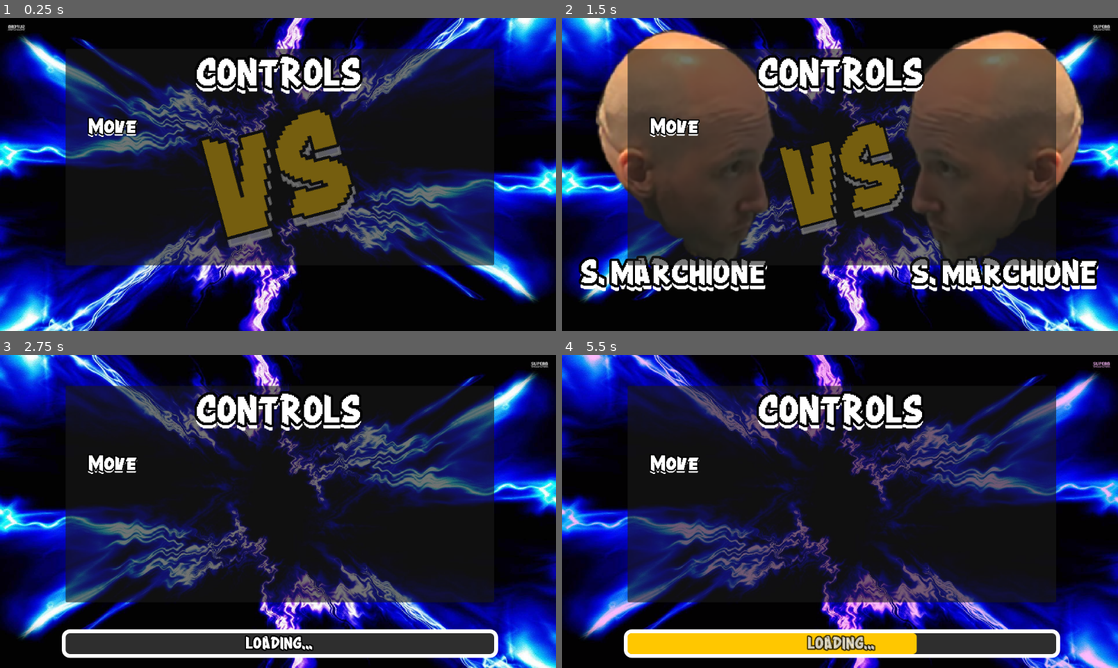
Above: before the commit, frames 1-4 (two rows, left to right).
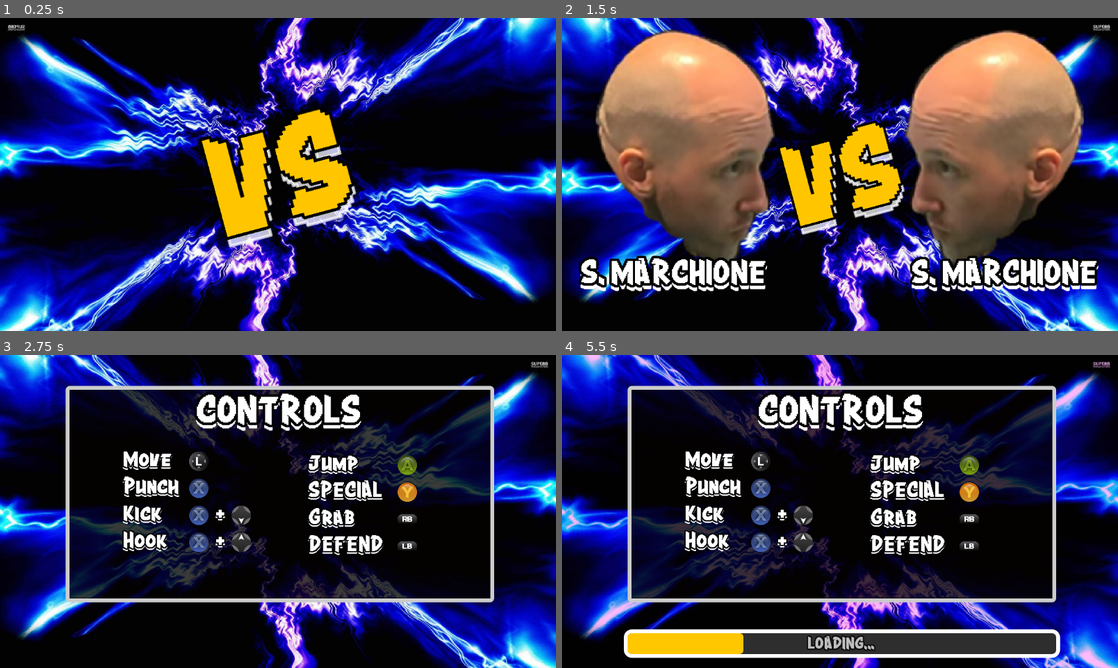
Above: after the commit, the same moments.

Repository: stranker/actionweek2023
Game: Godot game, scene res://Scenes/loading_scene.tscn
Two runs of this game, one before a commit and one after it. Both use one fixed random seed, a clock stepped at 60 frames per second and the inputs below. This scene is started directly instead of the project's main scene. The engine's default icon, where the game draws it, is replaced by a stand-in: a white triangle on a blue panel in a dark square.
Inputs:
- Up to frame 1 (0.25 s): no input
- Up to frame 2 (1.5 s): tap Enter at 0.5 s; tap E (attack1) at 0.6 s; tap Space at 1.25 s; tap N (attack2) at 1.35 s
- Up to frame 3 (2.75 s): tap E (attack1) at 2.1 s
- Up to frame 4 (5.5 s): tap Enter at 2.75 s; tap N (attack2) at 2.85, 4.35 s; tap E (attack1) at 3.6, 5.1 s

The runs differ from the first frame. In frame 1, 30% of the frame differs, in the area x 11-89%, y 9-80%; in frame 2, 41%; in frame 3, 36%; in frame 4, 31%.
Error in both runs: Invalid access to property or key '1' on a base object of type 'Dictionary'. (res://Scenes/loading_scene.gd:15)

Commit message:
Add skin to players

Diff:
--- a/Action Week/Objects/Players/DaniData.tres
+++ b/Action Week/Objects/Players/DaniData.tres
@@ -2,8 +2,8 @@
 
 [ext_resource type="Script" path="res://Objects/Players/PlayerData.gd" id="1_c78w6"]
 [ext_resource type="Texture2D" uid="uid://edrmsda8qusl" path="res://Objects/Players/dani face.png" id="1_hqpnx"]
+[ext_resource type="Texture2D" uid="uid://dxxxpjvnfjahk" path="res://Objects/Skins/River.png" id="2_6gu3p"]
 [ext_resource type="PackedScene" uid="uid://dsk8ym0h5fu7f" path="res://Objects/Specials/raybeam.tscn" id="2_doppb"]
-[ext_resource type="Texture2D" uid="uid://b7vkjialh8ic1" path="res://Objects/Player.png" id="2_e4yra"]
 
 [resource]
 script = ExtResource("1_c78w6")
@@ -11,5 +11,5 @@
 player_in_game_texture = ExtResource("1_hqpnx")
 player_portrait_texture = ExtResource("1_hqpnx")
 player_special = ExtResource("2_doppb")
-player_skin = ExtResource("2_e4yra")
+player_skin = ExtResource("2_6gu3p")
 player_winner_speech = "Más facilito que Godot"
--- a/Action Week/Objects/Players/EmiData.tres
+++ b/Action Week/Objects/Players/EmiData.tres
@@ -1,6 +1,7 @@
-[gd_resource type="Resource" script_class="PlayerData" load_steps=4 format=3 uid="uid://dqkqrj1u36ngy"]
+[gd_resource type="Resource" script_class="PlayerData" load_steps=5 format=3 uid="uid://dqkqrj1u36ngy"]
 
 [ext_resource type="Texture2D" uid="uid://dlt4kdukxtngs" path="res://Objects/Players/Emi face.png" id="1_wfjdd"]
+[ext_resource type="Texture2D" uid="uid://b0p4mls3me2br" path="res://Objects/Skins/Boke.png" id="2_1vovl"]
 [ext_resource type="Script" path="res://Objects/Players/PlayerData.gd" id="2_vky3o"]
 [ext_resource type="PackedScene" uid="uid://dsk8ym0h5fu7f" path="res://Objects/Specials/raybeam.tscn" id="2_wn6de"]
 
@@ -10,4 +11,5 @@
 player_in_game_texture = ExtResource("1_wfjdd")
 player_portrait_texture = ExtResource("1_wfjdd")
 player_special = ExtResource("2_wn6de")
-player_winner_speech = "Dale boquitaaaaaa"
+player_skin = ExtResource("2_1vovl")
+player_winner_speech = "Dale boooookeee"
--- a/Action Week/Objects/Players/FedeData.tres
+++ b/Action Week/Objects/Players/FedeData.tres
@@ -1,7 +1,8 @@
-[gd_resource type="Resource" script_class="PlayerData" load_steps=4 format=3 uid="uid://uyy8ih6wh8bg"]
+[gd_resource type="Resource" script_class="PlayerData" load_steps=5 format=3 uid="uid://uyy8ih6wh8bg"]
 
 [ext_resource type="Texture2D" uid="uid://bq6hct75ww5li" path="res://Objects/Players/fede face.png" id="1_fd1td"]
 [ext_resource type="PackedScene" uid="uid://dsk8ym0h5fu7f" path="res://Objects/Specials/raybeam.tscn" id="2_av00r"]
+[ext_resource type="Texture2D" uid="uid://b7vkjialh8ic1" path="res://Objects/Skins/Default.png" id="2_qvlmr"]
 [ext_resource type="Script" path="res://Objects/Players/PlayerData.gd" id="2_tbobk"]
 
 [resource]
@@ -10,4 +11,5 @@
 player_in_game_texture = ExtResource("1_fd1td")
 player_portrait_texture = ExtResource("1_fd1td")
 player_special = ExtResource("2_av00r")
+player_skin = ExtResource("2_qvlmr")
 player_winner_speech = "Tuki"
--- a/Action Week/Objects/Players/GabiData.tres
+++ b/Action Week/Objects/Players/GabiData.tres
@@ -1,7 +1,7 @@
 [gd_resource type="Resource" script_class="PlayerData" load_steps=5 format=3 uid="uid://cnvkt8naoqgrx"]
 
 [ext_resource type="Texture2D" uid="uid://bwr5yh02xrv1c" path="res://Objects/Players/In Game - Gabi - Gabriel Castro.png" id="1_vpwxm"]
-[ext_resource type="Texture2D" uid="uid://b7vkjialh8ic1" path="res://Objects/Player.png" id="2_dqmgp"]
+[ext_resource type="Texture2D" uid="uid://b0p4mls3me2br" path="res://Objects/Skins/Boke.png" id="2_ca1dk"]
 [ext_resource type="PackedScene" uid="uid://dsk8ym0h5fu7f" path="res://Objects/Specials/raybeam.tscn" id="3_oy0qg"]
 [ext_resource type="Script" path="res://Objects/Players/PlayerData.gd" id="4_xmc1e"]
 
@@ -11,5 +11,5 @@
 player_in_game_texture = ExtResource("1_vpwxm")
 player_portrait_texture = ExtResource("1_vpwxm")
 player_special = ExtResource("3_oy0qg")
-player_skin = ExtResource("2_dqmgp")
+player_skin = ExtResource("2_ca1dk")
 player_winner_speech = "Más facilito que Godot"
--- a/Action Week/Objects/Players/SantiData.tres
+++ b/Action Week/Objects/Players/SantiData.tres
@@ -1,6 +1,7 @@
-[gd_resource type="Resource" script_class="PlayerData" load_steps=4 format=3 uid="uid://jag78ohh312i"]
+[gd_resource type="Resource" script_class="PlayerData" load_steps=5 format=3 uid="uid://jag78ohh312i"]
 
 [ext_resource type="Texture2D" uid="uid://de2of75ie2ekk" path="res://Objects/Players/santi face.png" id="1_41nxh"]
+[ext_resource type="Texture2D" uid="uid://b7vkjialh8ic1" path="res://Objects/Skins/Default.png" id="2_3cahm"]
 [ext_resource type="Script" path="res://Objects/Players/PlayerData.gd" id="2_gk4l2"]
 [ext_resource type="PackedScene" uid="uid://dsk8ym0h5fu7f" path="res://Objects/Specials/raybeam.tscn" id="2_grwea"]
 
@@ -10,4 +11,5 @@
 player_in_game_texture = ExtResource("1_41nxh")
 player_portrait_texture = ExtResource("1_41nxh")
 player_special = ExtResource("2_grwea")
+player_skin = ExtResource("2_3cahm")
 player_winner_speech = "Como la mia"
--- a/Action Week/Objects/dummy.gd
+++ b/Action Week/Objects/dummy.gd
@@ -27,6 +27,7 @@
 signal big_impact()
 signal hit_floor()
 signal initialized(player)
+signal player_data_update(data)
 
 enum State {
 	IDLE,
@@ -109,7 +110,7 @@
 func _get_player_data():
 	if not GameManager.current_players_data.is_empty():
 		player_data = GameManager.current_players_data[str(id)]
-	$Visible/Skin/Body/Head.texture = player_data.player_in_game_texture
+		player_data_update.emit(player_data)
 	pass
 
 func on_start_round():
--- a/Action Week/Objects/dummy.tscn
+++ b/Action Week/Objects/dummy.tscn
@@ -1,7 +1,7 @@
-[gd_scene load_steps=38 format=3 uid="uid://b1c8msk3p2gkp"]
+[gd_scene load_steps=39 format=3 uid="uid://b1c8msk3p2gkp"]
 
 [ext_resource type="Script" path="res://Objects/dummy.gd" id="1_3prxl"]
-[ext_resource type="Texture2D" uid="uid://b7vkjialh8ic1" path="res://Objects/Player.png" id="2_0j6c5"]
+[ext_resource type="Texture2D" uid="uid://b7vkjialh8ic1" path="res://Objects/Skins/Default.png" id="2_feh0x"]
 [ext_resource type="Texture2D" uid="uid://bwr5yh02xrv1c" path="res://Objects/Players/In Game - Gabi - Gabriel Castro.png" id="3_ggkkc"]
 [ext_resource type="AudioStream" uid="uid://dpq8mimucscnt" path="res://Audio/SFx/jump.wav" id="4_61bu2"]
 [ext_resource type="Texture2D" uid="uid://bucme7b1vh8pn" path="res://Objects/Specials/CircleParticle.png" id="5_y0rpl"]
@@ -12,6 +12,31 @@
 [ext_resource type="AudioStream" uid="uid://da6kn0wa5uhki" path="res://Audio/SFx/dead.wav" id="10_leo1g"]
 [ext_resource type="AudioStream" uid="uid://hdd5l6syuvtc" path="res://Audio/SFx/take_it.wav" id="11_gny64"]
 [ext_resource type="AudioStream" uid="uid://durd2v1qi6v0b" path="res://Audio/SFx/special_start.wav" id="12_3j83g"]
+
+[sub_resource type="GDScript" id="GDScript_gpp1l"]
+resource_name = "player_skin"
+script/source = "extends Node2D
+
+@export var body : Sprite2D
+@export var head : Sprite2D
+@export var left_hand : Sprite2D
+@export var right_hand : Sprite2D
+@export var left_foot : Sprite2D
+@export var right_foot : Sprite2D
+
+func _ready():
+	pass
+
+
+func _on_dummy_player_data_update(data : PlayerData):
+	body.texture = data.player_skin
+	left_hand.texture = data.player_skin
+	right_hand.texture = data.player_skin
+	left_foot.texture = data.player_skin
+	right_foot.texture = data.player_skin
+	head.texture = data.player_in_game_texture
+	pass # Replace with function body.
+"
 
 [sub_resource type="RectangleShape2D" id="RectangleShape2D_iux6w"]
 size = Vector2(32, 32)
@@ -2241,13 +2266,20 @@
 
 [node name="Visible" type="Node2D" parent="."]
 
-[node name="Skin" type="Node2D" parent="Visible"]
+[node name="Skin" type="Node2D" parent="Visible" node_paths=PackedStringArray("body", "head", "left_hand", "right_hand", "left_foot", "right_foot")]
 scale = Vector2(2.4, 2.4)
+script = SubResource("GDScript_gpp1l")
+body = NodePath("Body")
+head = NodePath("Body/Head")
+left_hand = NodePath("Body/LeftHand")
+right_hand = NodePath("Body/RightHand")
+left_foot = NodePath("Body/LeftFoot")
+right_foot = NodePath("Body/RightFoot")
 
 [node name="Body" type="Sprite2D" parent="Visible/Skin"]
 z_index = 3
 texture_filter = 1
-texture = ExtResource("2_0j6c5")
+texture = ExtResource("2_feh0x")
 region_enabled = true
 region_rect = Rect2(67.3519, 42.8136, 58.651, 37.8239)
 
@@ -2264,7 +2296,7 @@
 z_index = 3
 texture_filter = 1
 position = Vector2(-30, 2.66667)
-texture = ExtResource("2_0j6c5")
+texture = ExtResource("2_feh0x")
 offset = Vector2(1.92617, 2.4578)
 region_enabled = true
 region_rect = Rect2(70.7277, 95.2967, 21.8911, 21.3506)
@@ -2283,7 +2315,7 @@
 z_index = 2
 texture_filter = 1
 position = Vector2(24, 0.666667)
-texture = ExtResource("2_0j6c5")
+texture = ExtResource("2_feh0x")
 offset = Vector2(1.1828, 2.81273)
 region_enabled = true
 region_rect = Rect2(70.7277, 95.2967, 21.8911, 21.3506)
@@ -2302,7 +2334,7 @@
 z_index = 2
 texture_filter = 1
 position = Vector2(-14.6667, 28)
-texture = ExtResource("2_0j6c5")
+texture = ExtResource("2_feh0x")
 offset = Vector2(9.31558, 6.50177)
 region_enabled = true
 region_rect = Rect2(7.24438, 75.1528, 33.3772, 21.756)
@@ -2311,7 +2343,7 @@
 z_index = -1
 texture_filter = 1
 position = Vector2(12.6667, 28)
-texture = ExtResource("2_0j6c5")
+texture = ExtResource("2_feh0x")
 offset = Vector2(9.27186, 7.06351)
 region_enabled = true
 region_rect = Rect2(7.24438, 75.1528, 33.3772, 21.756)
@@ -2433,6 +2465,7 @@
 stream = ExtResource("12_3j83g")
 volume_db = 8.0
 
+[connection signal="player_data_update" from="." to="Visible/Skin" method="_on_dummy_player_data_update"]
 [connection signal="body_entered" from="Visible/Skin/Body/LeftHand/LeftAttackArea" to="." method="_on_left_attack_area_body_entered"]
 [connection signal="body_entered" from="Visible/Skin/Body/RightHand/RightAttackArea" to="." method="_on_right_attack_area_body_entered"]
 [connection signal="body_entered" from="Visible/Skin/Body/RightFoot/FootAttackArea" to="." method="_on_foot_attack_area_body_entered"]
--- a/Action Week/Scenes/loading_scene.gd
+++ b/Action Week/Scenes/loading_scene.gd
@@ -22,7 +22,7 @@
 
 func _process(delta):
 	if finish_loading: return
-	$LoadingBar.value = lerp($LoadingBar.value, $LoadingBar.value + randf_range(0,50), delta)
+	$LoadingBar.value = lerp($LoadingBar.value, $LoadingBar.value + randf_range(0,20), delta)
 	if $LoadingBar.value >= $LoadingBar.max_value:
 		finish_loading = true
 		start_game.emit()
--- a/Action Week/Scenes/loading_scene.tscn
+++ b/Action Week/Scenes/loading_scene.tscn
@@ -1,10 +1,18 @@
-[gd_scene load_steps=17 format=3 uid="uid://uilxl85m85by"]
+[gd_scene load_steps=26 format=3 uid="uid://uilxl85m85by"]
 
 [ext_resource type="Texture2D" uid="uid://bjy7jhukp7enl" path="res://UI/electric_background_effect.jpg" id="1_c8g8b"]
 [ext_resource type="Script" path="res://Scenes/loading_scene.gd" id="1_cnf1a"]
 [ext_resource type="Texture2D" uid="uid://de2of75ie2ekk" path="res://Objects/Players/santi face.png" id="1_fx44y"]
 [ext_resource type="FontFile" uid="uid://25uy57qn7mrb" path="res://Fonts/crang/Crang.ttf" id="2_78wtx"]
 [ext_resource type="AudioStream" uid="uid://cuhgcxv55bqfn" path="res://Audio/Music/loading_theme.mp3" id="5_4is1s"]
+[ext_resource type="Texture2D" uid="uid://dqsi3m3uuxwvn" path="res://UI/Callouts/180px-Xbox_Left_stick_button.svg.png" id="6_sojf6"]
+[ext_resource type="Texture2D" uid="uid://d1p3yki5336bo" path="res://UI/Callouts/Xbox_button_X.svg.png" id="7_0evr2"]
+[ext_resource type="Texture2D" uid="uid://c2it0sksphkyd" path="res://UI/Callouts/180px-Xbox_D-Pad_Down.svg.png" id="8_pvy1r"]
+[ext_resource type="Texture2D" uid="uid://x1blnajmrp80" path="res://UI/Callouts/180px-Xbox_D-Pad_Up.svg.png" id="9_t73hc"]
+[ext_resource type="Texture2D" uid="uid://bkhqyo7tuoq4x" path="res://UI/Callouts/Xbox_button_A.svg.png" id="10_ay271"]
+[ext_resource type="Texture2D" uid="uid://jrcjiqinjrqw" path="res://UI/Callouts/Xbox_button_Y.svg.png" id="11_bmjsd"]
+[ext_resource type="Texture2D" uid="uid://c2k6seiox4hhs" path="res://UI/Callouts/Xbox_Right_Bumper.svg.png" id="12_cweqs"]
+[ext_resource type="Texture2D" uid="uid://capv3bt2yn1vy" path="res://UI/Callouts/16px-Xbox_Left_Bumper.svg.png" id="13_c5s67"]
 
 [sub_resource type="LabelSettings" id="LabelSettings_22kol"]
 font = ExtResource("2_78wtx")
@@ -212,6 +220,18 @@
 "update": 0,
 "values": [Color(1, 1, 1, 1)]
 }
+tracks/13/type = "value"
+tracks/13/imported = false
+tracks/13/enabled = true
+tracks/13/path = NodePath("Controls:modulate")
+tracks/13/interp = 1
+tracks/13/loop_wrap = true
+tracks/13/keys = {
+"times": PackedFloat32Array(0),
+"transitions": PackedFloat32Array(1),
+"update": 0,
+"values": [Color(1, 1, 1, 0)]
+}
 
 [sub_resource type="Animation" id="Animation_7veej"]
 resource_name = "loading"
@@ -337,7 +357,7 @@
 tracks/6/interp = 1
 tracks/6/loop_wrap = true
 tracks/6/keys = {
-"times": PackedFloat32Array(0, 2.3, 2.4),
+"times": PackedFloat32Array(0, 2.75, 2.85),
 "transitions": PackedFloat32Array(1, 0.5, 1),
 "update": 0,
 "values": [Color(1, 1, 1, 0), Color(1, 1, 1, 0), Color(1, 1, 1, 1)]
@@ -349,10 +369,10 @@
 tracks/7/interp = 1
 tracks/7/loop_wrap = true
 tracks/7/keys = {
-"times": PackedFloat32Array(0, 0.1, 0.2, 0.3, 0.4, 0.5, 0.6, 0.7, 0.8, 0.9, 1, 1.1, 1.2, 1.3, 1.4, 1.5, 1.6, 1.7, 1.8, 1.9, 2, 2.1, 2.2, 2.3, 2.4, 2.5, 2.6, 2.7, 2.8, 2.9),
-"transitions": PackedFloat32Array(1, 1, 1, 1, 1, 1, 1, 1, 1, 1, 1, 1, 1, 1, 1, 1, 1, 1, 1, 1, 1, 1, 1, 1, 1, 1, 1, 1, 1, 1),
+"times": PackedFloat32Array(0, 0.1, 0.2, 0.3, 0.4, 0.5, 0.6, 0.7, 0.8, 0.9, 1, 1.1, 1.2, 1.3, 1.4, 1.5, 1.6, 1.7, 1.8, 1.9, 2, 2.1, 2.2, 2.3, 2.4, 2.5, 2.6, 2.7, 2.8, 2.9, 3),
+"transitions": PackedFloat32Array(1, 1, 1, 1, 1, 1, 1, 1, 1, 1, 1, 1, 1, 1, 1, 1, 1, 1, 1, 1, 1, 1, 1, 1, 1, 1, 1, 1, 1, 1, 1),
 "update": 1,
-"values": [true, false, true, false, true, false, true, false, true, false, true, false, true, false, true, false, true, false, true, false, true, false, true, false, true, false, true, false, true, false]
+"values": [true, false, true, false, true, false, true, false, true, false, true, false, true, false, true, false, true, false, true, false, true, false, true, false, true, false, true, false, true, false, true]
 }
 tracks/8/type = "value"
 tracks/8/imported = false
@@ -390,6 +410,18 @@
 "update": 0,
 "values": [Color(1, 1, 1, 1), Color(1, 1, 1, 1), Color(1, 1, 1, 0)]
 }
+tracks/11/type = "value"
+tracks/11/imported = false
+tracks/11/enabled = true
+tracks/11/path = NodePath("Controls:modulate")
+tracks/11/interp = 1
+tracks/11/loop_wrap = true
+tracks/11/keys = {
+"times": PackedFloat32Array(0, 2.3, 2.4),
+"transitions": PackedFloat32Array(1, 1, 1),
+"update": 0,
+"values": [Color(1, 1, 1, 0), Color(1, 1, 1, 0), Color(1, 1, 1, 1)]
+}
 
 [sub_resource type="AnimationLibrary" id="AnimationLibrary_7igbw"]
 _data = {
@@ -397,6 +429,17 @@
 "loading": SubResource("Animation_7veej"),
 "start": SubResource("Animation_3eids")
 }
+
+[sub_resource type="StyleBoxFlat" id="StyleBoxFlat_0l2e7"]
+bg_color = Color(0.0156863, 0.00784314, 0, 0.768627)
+border_width_left = 8
+border_width_top = 8
+border_width_right = 8
+border_width_bottom = 8
+corner_radius_top_left = 8
+corner_radius_top_right = 8
+corner_radius_bottom_right = 8
+corner_radius_bottom_left = 8
 
 [sub_resource type="LabelSettings" id="LabelSettings_diksw"]
 font = ExtResource("2_78wtx")
@@ -446,9 +489,9 @@
 anchors_preset = 4
 anchor_top = 0.5
 anchor_bottom = 0.5
-offset_top = -300.0
+offset_top = 24.0
 offset_right = 512.0
-offset_bottom = 188.0
+offset_bottom = 512.0
 grow_vertical = 2
 texture = ExtResource("1_fx44y")
 stretch_mode = 5
@@ -474,10 +517,10 @@
 anchor_top = 0.5
 anchor_right = 1.0
 anchor_bottom = 0.5
-offset_left = -512.0
-offset_top = -300.0
-offset_right = -0.000732422
-offset_bottom = 188.0
+offset_left = 640.0
+offset_top = 24.0
+offset_right = 1152.0
+offset_bottom = 512.0
 grow_horizontal = 0
 grow_vertical = 2
 texture = ExtResource("1_fx44y")
@@ -506,10 +549,10 @@
 anchor_top = 0.5
 anchor_right = 0.5
 anchor_bottom = 0.5
-offset_left = -102.944
-offset_top = -69.447
-offset_right = 134.057
-offset_bottom = 93.5531
+offset_left = 473.056
+offset_top = 254.553
+offset_right = 710.057
+offset_bottom = 417.553
 grow_horizontal = 2
 grow_vertical = 2
 rotation = -0.261799
@@ -519,7 +562,6 @@
 metadata/_edit_lock_ = true
 
 [node name="LoadingBar" type="ProgressBar" parent="."]
-modulate = Color(1, 1, 1, 0.750001)
 layout_mode = 1
 anchors_preset = 7
 anchor_left = 0.5
@@ -568,6 +610,7 @@
 autoplay = true
 
 [node name="Controls" type="Panel" parent="."]
+modulate = Color(1, 1, 1, 0)
 layout_mode = 1
 anchors_preset = 8
 anchor_left = 0.5
@@ -580,6 +623,7 @@
 offset_bottom = 188.0
 grow_horizontal = 2
 grow_vertical = 2
+theme_override_styles/panel = SubResource("StyleBoxFlat_0l2e7")
 
 [node name="Controls" type="Label" parent="Controls"]
 layout_mode = 1
@@ -597,11 +641,180 @@
 
 [node name="Label" type="Label" parent="Controls"]
 layout_mode = 0
-offset_left = 48.0
+offset_left = 120.0
+offset_top = 136.0
+offset_right = 264.0
+offset_bottom = 184.0
+text = "Move"
+label_settings = SubResource("LabelSettings_pfwmt")
+
+[node name="TextureRect" type="TextureRect" parent="Controls/Label"]
+layout_mode = 0
+offset_left = 136.0
+offset_right = 176.0
+offset_bottom = 40.0
+texture = ExtResource("6_sojf6")
+expand_mode = 1
+stretch_mode = 5
+
+[node name="Label3" type="Label" parent="Controls"]
+layout_mode = 0
+offset_left = 120.0
+offset_top = 192.0
+offset_right = 264.0
+offset_bottom = 240.0
+text = "Punch"
+label_settings = SubResource("LabelSettings_pfwmt")
+
+[node name="TextureRect" type="TextureRect" parent="Controls/Label3"]
+layout_mode = 0
+offset_left = 136.0
+offset_right = 176.0
+offset_bottom = 40.0
+texture = ExtResource("7_0evr2")
+expand_mode = 1
+stretch_mode = 5
+
+[node name="Label4" type="Label" parent="Controls"]
+layout_mode = 0
+offset_left = 120.0
+offset_top = 248.0
+offset_right = 264.0
+offset_bottom = 296.0
+text = "Kick"
+label_settings = SubResource("LabelSettings_pfwmt")
+
+[node name="TextureRect2" type="TextureRect" parent="Controls/Label4"]
+layout_mode = 0
+offset_left = 136.0
+offset_right = 176.0
+offset_bottom = 40.0
+texture = ExtResource("7_0evr2")
+expand_mode = 1
+stretch_mode = 5
+
+[node name="Label5" type="Label" parent="Controls/Label4"]
+layout_mode = 0
+offset_left = 192.0
+offset_right = 211.0
+offset_bottom = 48.0
+text = "+"
+label_settings = SubResource("LabelSettings_pfwmt")
+
+[node name="TextureRect" type="TextureRect" parent="Controls/Label4"]
+layout_mode = 0
+offset_left = 224.0
+offset_right = 264.0
+offset_bottom = 40.0
+texture = ExtResource("8_pvy1r")
+expand_mode = 1
+stretch_mode = 5
+
+[node name="Label5" type="Label" parent="Controls"]
+layout_mode = 0
+offset_left = 120.0
+offset_top = 304.0
+offset_right = 264.0
+offset_bottom = 352.0
+text = "Hook"
+label_settings = SubResource("LabelSettings_pfwmt")
+
+[node name="TextureRect2" type="TextureRect" parent="Controls/Label5"]
+layout_mode = 0
+offset_left = 136.0
+offset_right = 176.0
+offset_bottom = 40.0
+texture = ExtResource("7_0evr2")
+expand_mode = 1
+stretch_mode = 5
+
+[node name="Label5" type="Label" parent="Controls/Label5"]
+layout_mode = 0
+offset_left = 192.0
+offset_right = 211.0
+offset_bottom = 48.0
+text = "+"
+label_settings = SubResource("LabelSettings_pfwmt")
+
+[node name="TextureRect" type="TextureRect" parent="Controls/Label5"]
+layout_mode = 0
+offset_left = 224.0
+offset_right = 264.0
+offset_bottom = 40.0
+texture = ExtResource("9_t73hc")
+expand_mode = 1
+stretch_mode = 5
+
+[node name="Label2" type="Label" parent="Controls"]
+layout_mode = 0
+offset_left = 504.0
 offset_top = 144.0
-offset_right = 192.0
+offset_right = 648.0
 offset_bottom = 192.0
-text = "Move"
-label_settings = SubResource("LabelSettings_pfwmt")
+text = "Jump"
+label_settings = SubResource("LabelSettings_pfwmt")
+
+[node name="TextureRect" type="TextureRect" parent="Controls/Label2"]
+layout_mode = 0
+offset_left = 184.0
+offset_right = 224.0
+offset_bottom = 40.0
+texture = ExtResource("10_ay271")
+expand_mode = 1
+stretch_mode = 5
+
+[node name="Label8" type="Label" parent="Controls"]
+layout_mode = 0
+offset_left = 504.0
+offset_top = 200.0
+offset_right = 660.0
+offset_bottom = 248.0
+text = "SPECIAL"
+label_settings = SubResource("LabelSettings_pfwmt")
+
+[node name="TextureRect2" type="TextureRect" parent="Controls/Label8"]
+layout_mode = 0
+offset_left = 184.0
+offset_right = 224.0
+offset_bottom = 40.0
+texture = ExtResource("11_bmjsd")
+expand_mode = 1
+stretch_mode = 5
+
+[node name="Label6" type="Label" parent="Controls"]
+layout_mode = 0
+offset_left = 504.0
+offset_top = 256.0
+offset_right = 648.0
+offset_bottom = 304.0
+text = "Grab"
+label_settings = SubResource("LabelSettings_pfwmt")
+
+[node name="TextureRect2" type="TextureRect" parent="Controls/Label6"]
+layout_mode = 0
+offset_left = 184.0
+offset_right = 224.0
+offset_bottom = 40.0
+texture = ExtResource("12_cweqs")
+expand_mode = 1
+stretch_mode = 5
+
+[node name="Label7" type="Label" parent="Controls"]
+layout_mode = 0
+offset_left = 504.0
+offset_top = 312.0
+offset_right = 660.0
+offset_bottom = 360.0
+text = "DEFEND"
+label_settings = SubResource("LabelSettings_pfwmt")
+
+[node name="TextureRect2" type="TextureRect" parent="Controls/Label7"]
+layout_mode = 0
+offset_left = 184.0
+offset_right = 224.0
+offset_bottom = 40.0
+texture = ExtResource("13_c5s67")
+expand_mode = 1
+stretch_mode = 5
 
 [connection signal="animation_finished" from="AnimationPlayer" to="." method="_on_animation_player_animation_finished"]
--- a/Action Week/UI/player_select_widget.tscn
+++ b/Action Week/UI/player_select_widget.tscn
@@ -1,6 +1,6 @@
 [gd_scene load_steps=16 format=3 uid="uid://cmywqdysf10rc"]
 
-[ext_resource type="Texture2D" uid="uid://b7vkjialh8ic1" path="res://Objects/Player.png" id="1_27ens"]
+[ext_resource type="Texture2D" uid="uid://b7vkjialh8ic1" path="res://Objects/Skins/Default.png" id="1_27ens"]
 [ext_resource type="FontFile" uid="uid://25uy57qn7mrb" path="res://Fonts/crang/Crang.ttf" id="2_qe3gp"]
 [ext_resource type="AudioStream" uid="uid://bv37m2csrjy51" path="res://Audio/SFx/button_hover.wav" id="3_bhajk"]
 [ext_resource type="Texture2D" uid="uid://dq4h6e10ej2oa" path="res://UI/select_frame_1.png" id="3_q3mf6"]
Binary file added: Action Week/Objects/Skins/Boke.png
Not shown, added: Action Week/Objects/Skins/Boke.png.import
Renamed: Action Week/Objects/Player.png -> Action Week/Objects/Skins/Default.png
Not shown, added: Action Week/Objects/Skins/Default.png.import
Binary file added: Action Week/Objects/Skins/River.png
Not shown, added: Action Week/Objects/Skins/River.png.import
Binary file changed: Action Week/UI/Callouts/16px-Xbox_Left_Bumper.svg.png
Binary file added: Action Week/UI/Callouts/180px-Xbox_D-Pad_Down.svg.png
Not shown, added: Action Week/UI/Callouts/180px-Xbox_D-Pad_Down.svg.png.import
Binary file added: Action Week/UI/Callouts/180px-Xbox_D-Pad_Up.svg.png
Not shown, changed: Action Week/UI/Callouts/180px-Xbox_D-Pad_Up.svg.png.import
Binary file added: Action Week/UI/Callouts/180px-Xbox_Left_stick_button.svg.png
(and 5 more such lines)
